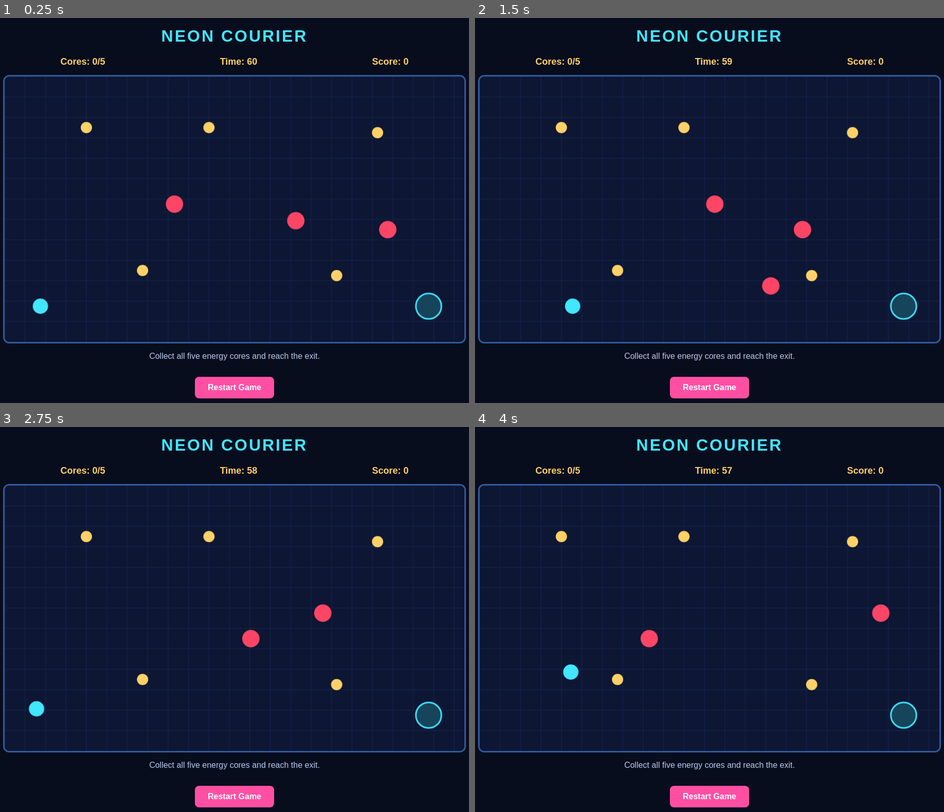
Above: before the commit, frames 1-4 (two rows, left to right).
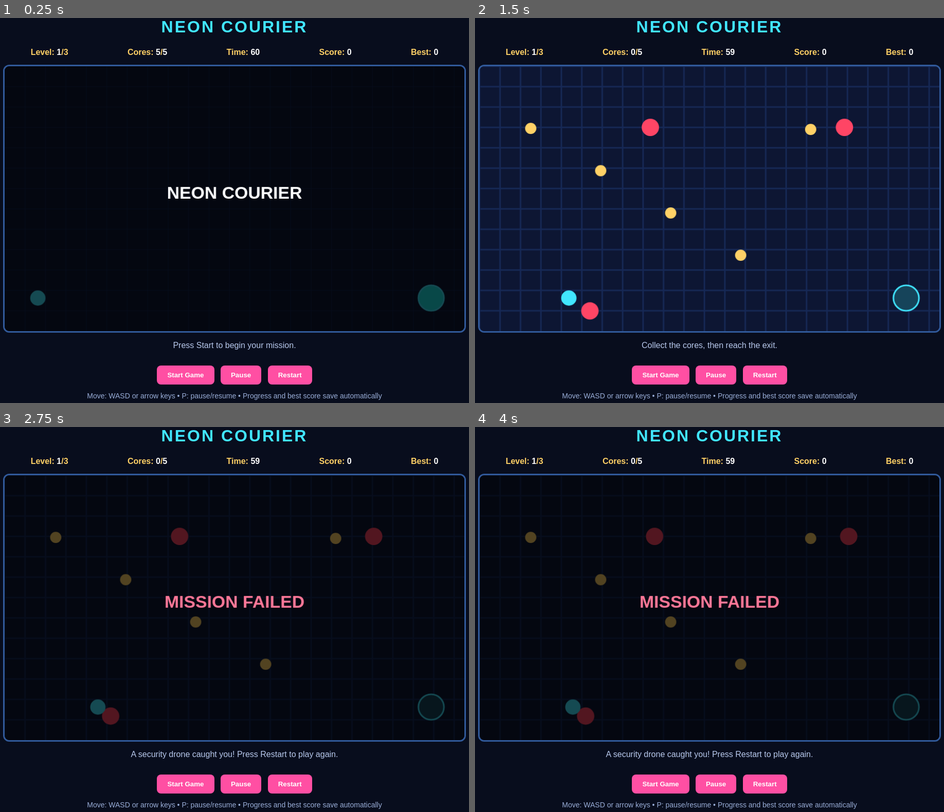
Above: after the commit, the same moments.

Repository: Arjun6438/neon-courier-game
Game: browser game, page neon-courier-playable-prototype.html
Two runs of this game, one before a commit and one after it. Both use one fixed random seed, a clock stepped at 60 frames per second and the inputs below.
Inputs (mouse positions are in pixels of both pictures, inside the frame that each line leads up to):
- Up to frame 1 (0.25 s): no input
- Up to frame 2 (1.5 s): click "Restart Game" (after the commit: "Start Game") at 0.27 s; hold Right from 1.03 s (still down); tap Space at 1.1 s
- Up to frame 3 (2.75 s): release Right at 1.53 s; hold Down 1.58-1.85 s; tap Space at 1.6, 2.1, 2.6 s; hold Left 1.9-2.47 s; click (239, 785) at 2.02 s, where only the run after the commit has a clickable "Pause"; tap D at 2.52 s; hold Up from 2.52 s (still down)
- Up to frame 4 (4 s): release Up at 2.82 s; hold Right 2.87-3.53 s; tap Space at 3.1, 3.6 s; tap A at 3.52 s; hold Up 3.58-3.82 s; hold Left from 3.87 s (still down)

The runs differ from the first frame. In frame 1, 70% of the frame differs, in the area x 0-100%, y 0-100%; in frame 2, 11%; in frame 3, 69%; in frame 4, 69%.

Commit message:
Updated Neon Courier Game!

Diff:
--- a/neon-courier-playable-prototype.html
+++ b/neon-courier-playable-prototype.html
@@ -22,7 +22,7 @@
       text-align: center;
     }
 
-.game-container {
+.game {
       width: 95%;
       max-width: 900px;
     }
@@ -35,126 +35,215 @@
 .info {
       display: flex;
       justify-content: space-around;
+      flex-wrap: wrap;
+      gap: 8px;
       margin: 15px 0;
       color: #ffd166;
-      font-size: 18px;
       font-weight: bold;
+    }
+
+.info span {
+      color: white;
     }
 
 canvas {
       width: 100%;
+      display: block;
       border: 3px solid #315a9b;
       border-radius: 12px;
       background: #0d1633;
     }
 
 button {
-      margin-top: 15px;
-      padding: 12px 25px;
+      margin: 10px 4px 0;
+      padding: 11px 20px;
       border: none;
       border-radius: 8px;
       background: #ff4fa3;
       color: white;
-      font-size: 16px;
       font-weight: bold;
       cursor: pointer;
     }
 
 button:hover {
-      background: #e63888;
+      background: #d93685;
     }
 
 #message {
       color: #b8c9ed;
-      margin-top: 12px;
+      min-height: 22px;
+    }
+
+.hint {
+      color: #9aaed8;
+      font-size: 14px;
     }
   </style>
 </head>
 
 <body>
-  <div class="game-container">
+  <main class="game">
     <h1>NEON COURIER</h1>
 
 <div class="info">
-      <div>Cores: <span id="cores">0</span>/5</div>
+      <div>Level: <span id="level">1</span>/3</div>
+      <div>Cores: <span id="cores">0</span>/<span id="total">5</span></div>
       <div>Time: <span id="time">60</span></div>
       <div>Score: <span id="score">0</span></div>
+      <div>Best: <span id="best">0</span></div>
     </div>
 
 <canvas id="gameCanvas" width="900" height="520"></canvas>
 
-<p id="message">
-      Collect all five energy cores and reach the exit.
+<p id="message">Press Start to begin your mission.</p>
+
+<button id="startBtn">Start Game</button>
+    <button id="pauseBtn">Pause</button>
+    <button id="restartBtn">Restart</button>
+
+<p class="hint">
+      Move: WASD or arrow keys • P: pause/resume •
+      Progress and best score save automatically
     </p>
-
-<button onclick="restartGame()">Restart Game</button>
-  </div>
+  </main>
 
 <script>
     const canvas = document.getElementById("gameCanvas");
     const ctx = canvas.getContext("2d");
 
-const coresText = document.getElementById("cores");
-    const timeText = document.getElementById("time");
-    const scoreText = document.getElementById("score");
-    const message = document.getElementById("message");
-
-const keys = {};
-
-let player;
+const ui = {
+      level: document.getElementById("level"),
+      cores: document.getElementById("cores"),
+      total: document.getElementById("total"),
+      time: document.getElementById("time"),
+      score: document.getElementById("score"),
+      best: document.getElementById("best"),
+      message: document.getElementById("message")
+    };
+
+let keys = {};
+    let player;
     let cores;
     let enemies;
     let exit;
-    let score;
-    let time;
-    let gameRunning;
-    let lastTime;
-
-document.addEventListener("keydown", function(event) {
-      keys[event.key.toLowerCase()] = true;
+    let level = 1;
+    let score = 0;
+    let time = 60;
+    let state = "start";
+    let lastTime = 0;
+
+const maxLevel = 3;
+
+let bestScore = Number(
+      localStorage.getItem("neonCourierBestScore") || 0
+    );
+
+let unlockedLevel = Math.max(
+      1,
+      Math.min(
+        maxLevel,
+        Number(localStorage.getItem("neonCourierLevel") || 1)
+      )
+    );
+
+ui.best.textContent = bestScore;
+
+document.addEventListener("keydown", event => {
+      const key = event.key.toLowerCase();
+
+keys[key] = true;
+
+if (
+        ["arrowup", "arrowdown", "arrowleft", "arrowright", " "]
+          .includes(key)
+      ) {
+        event.preventDefault();
+      }
+
+if (key === "p") {
+        togglePause();
+      }
     });
 
-document.addEventListener("keyup", function(event) {
+document.addEventListener("keyup", event => {
       keys[event.key.toLowerCase()] = false;
     });
 
-function restartGame() {
-      player = {
-        x: 70,
-        y: 450,
+document.getElementById("startBtn").onclick = () => {
+      startGame(1);
+    };
+
+document.getElementById("pauseBtn").onclick = togglePause;
+
+document.getElementById("restartBtn").onclick = () => {
+      startGame(level);
+    };
+
+function startGame(selectedLevel = 1) {
+      level = Math.max(1, Math.min(maxLevel, selectedLevel));
+
+if (selectedLevel === 1) {
+        score = 0;
+      }
+
+time = 60 - (level - 1) * 8;
+
+const totalCores = 4 + level;
+
+player = {
+        x: 65,
+        y: canvas.height - 65,
         radius: 15,
-        speed: 240
+        speed: 235
       };
 
-cores = [
-        { x: 160, y: 100, radius: 11 },
-        { x: 400, y: 100, radius: 11 },
-        { x: 730, y: 110, radius: 11 },
-        { x: 270, y: 380, radius: 11 },
-        { x: 650, y: 390, radius: 11 }
-      ];
-
-enemies = [
-        { x: 300, y: 250, radius: 17, speedX: 130, speedY: 0 },
-        { x: 570, y: 250, radius: 17, speedX: 0, speedY: 130 },
-        { x: 780, y: 300, radius: 17, speedX: -120, speedY: 0 }
-      ];
-
 exit = {
-        x: 830,
-        y: 450,
+        x: canvas.width - 65,
+        y: canvas.height - 65,
         radius: 25
       };
 
-score = 0;
-      time = 60;
-      gameRunning = true;
-      lastTime = performance.now();
-
-message.textContent =
-        "Collect all five energy cores and reach the exit.";
-
-requestAnimationFrame(gameLoop);
+cores = [];
+
+for (let i = 0; i < totalCores; i++) {
+        cores.push({
+          x: 100 + (i * 137) % 700,
+          y: 75 + ((i * 83 + level * 47) % 330),
+          radius: 11
+        });
+      }
+
+enemies = [];
+
+for (let i = 0; i < 2 + level; i++) {
+        enemies.push({
+          x: 180 + i * 190,
+          y: 120 + (i % 2) * 230,
+          radius: 17,
+          speedX: (i % 2 ? -1 : 1) * (100 + level * 25),
+          speedY: i % 2 ? 100 + level * 15 : 0
+        });
+      }
+
+state = "playing";
+      ui.message.textContent =
+        "Collect the cores, then reach the exit.";
+
+lastTime = performance.now();
+      requestAnimationFrame(gameLoop);
+    }
+
+function togglePause() {
+      if (state === "playing") {
+        state = "paused";
+        ui.message.textContent =
+          "Paused. Press P or Pause to resume.";
+      } else if (state === "paused") {
+        state = "playing";
+        ui.message.textContent = "Mission resumed.";
+        lastTime = performance.now();
+        requestAnimationFrame(gameLoop);
+      }
     }
 
 function distance(object1, object2) {
@@ -168,20 +257,30 @@
       let moveX = 0;
       let moveY = 0;
 
-if (keys["arrowright"] || keys["d"]) moveX++;
-      if (keys["arrowleft"] || keys["a"]) moveX--;
-      if (keys["arrowdown"] || keys["s"]) moveY++;
-      if (keys["arrowup"] || keys["w"]) moveY--;
+if (keys.arrowright || keys.d) moveX++;
+      if (keys.arrowleft || keys.a) moveX--;
+      if (keys.arrowdown || keys.s) moveY++;
+      if (keys.arrowup || keys.w) moveY--;
 
 if (moveX !== 0 || moveY !== 0) {
         const length = Math.hypot(moveX, moveY);
 
-player.x += (moveX / length) * player.speed * deltaTime;
-        player.y += (moveY / length) * player.speed * deltaTime;
-      }
-
-player.x = Math.max(30, Math.min(canvas.width - 30, player.x));
-      player.y = Math.max(30, Math.min(canvas.height - 30, player.y));
+player.x +=
+          (moveX / length) * player.speed * deltaTime;
+
+player.y +=
+          (moveY / length) * player.speed * deltaTime;
+      }
+
+player.x = Math.max(
+        28,
+        Math.min(canvas.width - 28, player.x)
+      );
+
+player.y = Math.max(
+        28,
+        Math.min(canvas.height - 28, player.y)
+      );
 
 time -= deltaTime;
 
@@ -189,17 +288,26 @@
         enemy.x += enemy.speedX * deltaTime;
         enemy.y += enemy.speedY * deltaTime;
 
-if (enemy.x < 35 || enemy.x > canvas.width - 35) {
+if (
+          enemy.x < 35 ||
+          enemy.x > canvas.width - 35
+        ) {
           enemy.speedX *= -1;
         }
 
-if (enemy.y < 35 || enemy.y > canvas.height - 35) {
+if (
+          enemy.y < 35 ||
+          enemy.y > canvas.height - 35
+        ) {
           enemy.speedY *= -1;
         }
       });
 
 cores = cores.filter(core => {
-        if (distance(player, core) < player.radius + core.radius) {
+        if (
+          distance(player, core) <
+          player.radius + core.radius
+        ) {
           score += 100;
           return false;
         }
@@ -213,50 +321,94 @@
           player.radius + enemy.radius
         )
       ) {
-        gameOver("A security drone caught you!");
-      }
-
-if (time <= 0) {
-        gameOver("Time ran out!");
-      }
-
-if (
+        finishGame(false, "A security drone caught you!");
+      } else if (time <= 0) {
+        finishGame(false, "Time ran out!");
+      } else if (
         cores.length === 0 &&
-        distance(player, exit) < player.radius + exit.radius
+        distance(player, exit) <
+          player.radius + exit.radius
       ) {
-        score += Math.ceil(time) * 10;
-        gameRunning = false;
-        message.textContent =
-          "DELIVERY COMPLETE! You won the game.";
-      }
-    }
-
-function gameOver(text) {
-      gameRunning = false;
-      message.textContent = text + " Press Restart Game to try again.";
+        if (level < maxLevel) {
+          score += Math.ceil(time) * 10;
+
+unlockedLevel = Math.max(
+            unlockedLevel,
+            level + 1
+          );
+
+localStorage.setItem(
+            "neonCourierLevel",
+            unlockedLevel
+          );
+
+ui.message.textContent =
+            "Level complete! Loading the next level...";
+
+state = "transition";
+
+setTimeout(() => {
+            if (state === "transition") {
+              startGame(level + 1);
+            }
+          }, 900);
+        } else {
+          score += Math.ceil(time) * 10;
+
+finishGame(
+            true,
+            "All levels complete! You are the Neon Courier champion."
+          );
+        }
+      }
+    }
+
+function finishGame(won, text) {
+      state = won ? "victory" : "gameover";
+
+bestScore = Math.max(bestScore, score);
+
+localStorage.setItem(
+        "neonCourierBestScore",
+        bestScore
+      );
+
+ui.message.textContent =
+        text + " Press Restart to play again.";
     }
 
 function drawCircle(object, color) {
       ctx.beginPath();
-      ctx.arc(
+
+ctx.arc(
         object.x,
         object.y,
         object.radius,
         0,
         Math.PI * 2
       );
-      ctx.fillStyle = color;
+
+ctx.fillStyle = color;
       ctx.fill();
     }
 
 function drawGame() {
-      ctx.clearRect(0, 0, canvas.width, canvas.height);
+      ctx.clearRect(
+        0,
+        0,
+        canvas.width,
+        canvas.height
+      );
 
 ctx.fillStyle = "#0d1633";
-      ctx.fillRect(0, 0, canvas.width, canvas.height);
+      ctx.fillRect(
+        0,
+        0,
+        canvas.width,
+        canvas.height
+      );
 
 ctx.strokeStyle = "#172956";
-      ctx.lineWidth = 1;
 
 for (let x = 0; x < canvas.width; x += 40) {
         ctx.beginPath();
@@ -273,9 +425,19 @@
       }
 
 ctx.beginPath();
-      ctx.arc(exit.x, exit.y, exit.radius, 0, Math.PI * 2);
-      ctx.fillStyle = cores.length === 0 ? "#19e0e0" : "#16445a";
-      ctx.fill();
+
+ctx.arc(
+        exit.x,
+        exit.y,
+        exit.radius,
+        0,
+        Math.PI * 2
+      );
+
+ctx.fillStyle =
+        cores.length > 0 ? "#16445a" : "#19e0e0";
+
+ctx.fill();
 
 ctx.strokeStyle = "#41e6ff";
       ctx.lineWidth = 3;
@@ -291,22 +453,58 @@
 
 drawCircle(player, "#41e6ff");
 
-coresText.textContent = 5 - cores.length;
-      timeText.textContent = Math.max(0, Math.ceil(time));
-      scoreText.textContent = score;
-
-if (!gameRunning) {
-        ctx.fillStyle = "rgba(0, 0, 0, 0.65)";
-        ctx.fillRect(0, 0, canvas.width, canvas.height);
-
-ctx.fillStyle = "#ffffff";
-        ctx.font = "bold 35px Arial";
+ui.level.textContent = level;
+      ui.cores.textContent =
+        4 + level - cores.length;
+      ui.total.textContent = 4 + level;
+      ui.time.textContent = Math.max(
+        0,
+        Math.ceil(time)
+      );
+      ui.score.textContent = score;
+      ui.best.textContent = bestScore;
+
+if (
+        state === "start" ||
+        state === "paused" ||
+        state === "gameover" ||
+        state === "victory"
+      ) {
+        ctx.fillStyle = "rgba(0, 0, 0, 0.68)";
+
+ctx.fillRect(
+          0,
+          0,
+          canvas.width,
+          canvas.height
+        );
+
+ctx.fillStyle =
+          state === "victory"
+            ? "#41e6ff"
+            : state === "gameover"
+            ? "#ff7898"
+            : "#ffffff";
+
+ctx.font = "bold 34px Arial";
         ctx.textAlign = "center";
 
+let title = "NEON COURIER";
+
+if (state === "paused") {
+          title = "PAUSED";
+        }
+
+if (state === "gameover") {
+          title = "MISSION FAILED";
+        }
+
+if (state === "victory") {
+          title = "MISSION COMPLETE";
+        }
+
 ctx.fillText(
-          cores.length === 0 && time > 0
-            ? "DELIVERY COMPLETE"
-            : "MISSION FAILED",
+          title,
           canvas.width / 2,
           canvas.height / 2
         );
@@ -314,25 +512,47 @@
     }
 
 function gameLoop(currentTime) {
-      const deltaTime = Math.min(
+      if (state !== "playing") {
+        drawGame();
+        return;
+      }
+
+const deltaTime = Math.min(
         0.05,
         (currentTime - lastTime) / 1000
       );
 
 lastTime = currentTime;
 
-if (gameRunning) {
-        update(deltaTime);
-      }
+update(deltaTime);
+      drawGame();
+
+if (state === "playing") {
+        requestAnimationFrame(gameLoop);
+      }
+    }
+
+function initializeGame() {
+      player = {
+        x: 65,
+        y: 455,
+        radius: 15
+      };
+
+exit = {
+        x: 835,
+        y: 455,
+        radius: 25
+      };
+
+cores = [];
+      enemies = [];
+      time = 60;
 
 drawGame();
-
-if (gameRunning) {
-        requestAnimationFrame(gameLoop);
-      }
-    }
-
-restartGame();
+    }
+
+initializeGame();
   </script>
 </body>
 </html>
